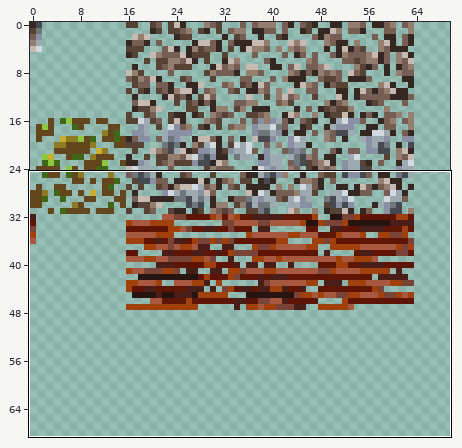
Two versions of one sprite sheet, GaugeGame/sprites/sGameTileset/layers/d36ee8fb-32a4-413a-8b6e-663989cc46c0/36538f81-abf6-43a5-b136-3cec68ee972c.png. Above, an overview of the earlier version with the close-up marked.
Close-up. Before the commit:
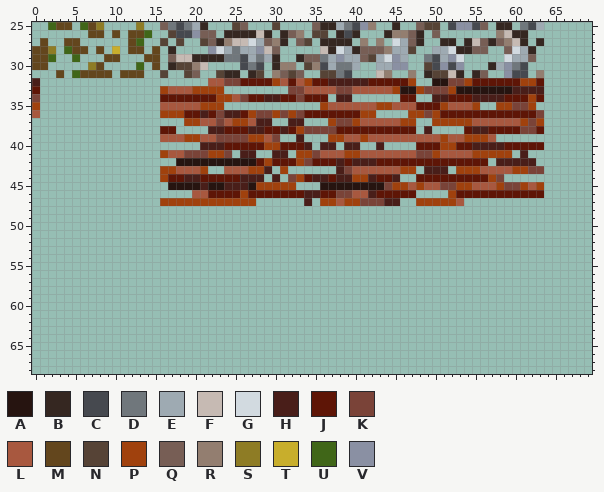
The file is 128x128 pixels. Shown: x 0..69, y 25..68. The wide view leaves out empty margins.
Palette (. is transparent): A #261410  B #352721  C #46494f  D #70777c  E #9eaab2  F #c6bab3  G #d2dae0  H #491e19  J #5e1506  K #7a4338  L #a8583f  M #63461d  N #564336  P #a0410d  Q #775e55  R #937e70  S #8e7c25  T #c8ae2c  U #406618  V #8a90a3
New version:
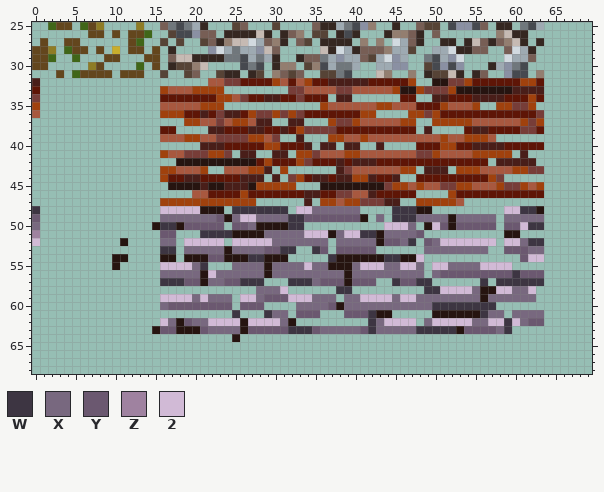
Colours new in this view: W #3d3542  X #78687f  Y #6b5870  Z #9f82a0  2 #d1bad6
From old to new:
colour K: #7a4338 -> #773d38
Changed rows in their new state; - is a pixel that keeps its letter.
first column x 0:
48 W---------------22222AAA-WWWWWWW-22XXXXXX----WWWAA---------22WWA
49 Y---------------XXXXXXXYAX22XXXXWWYYYYYYYA-X-WWWXXXXAXXXXX-XXXXX
50 X--------------AWWAYYYYY-YYXAAAAWW----------222X-A2YAYYYYY-YY2WW
51 Z---------------YY---WWWWAAAAXXXXX222AX22WWAXXXXY----------AA---
52 2----------A----XX-22222-22222XXXXXXX-XXXXXAYYXW-YX2222222-22XWW
53 ----------------WW-XXXXXAXXXXYYWW--WY-YYYYY------XXXXXXXX--YYYXX
54 ----------AA----AA-AAAYYAAAWWAAA-----WAAAAAAWWAA2------------Y22
55 ----------A-----2222XW---XXXXAXXXX2XXAAAX222XX22X-22XXXX2222----
56 ----------------XXXXXA2XXXXXXAXXXXXXXXXAXXXXXXXXX-XYYYYYYYYYWYYY
57 ----------------WWWYYAXXYYWWW---WWWXYYYAYYY--WYYWW------W-WWWWWW
58 ----------------------------XXX2------WW---------WW2222XAA22XX2-
59 ----------------2222X2XXX-22XYYY222XXX-XX2222X22XXXXXXXXAXXXXXX-
60 ----------------XYYYYYYYY-YYY----XXXXYAXXXXXXXXXXXWWWWWWWW------
61 -------------------------W---WXX-YYY---YYYWAA-----AAAAAAWXX-XXXX
62 ----------------2XAYXX2222A2222XA---------WX2222-X22222XX22W2XYY
63 ---------------AYYAAAYXXXXAYYYYYWWWYXXXXXYWXXXXXWWWWWAYYYYXW----
64 -------------------------A--------------------------------------
